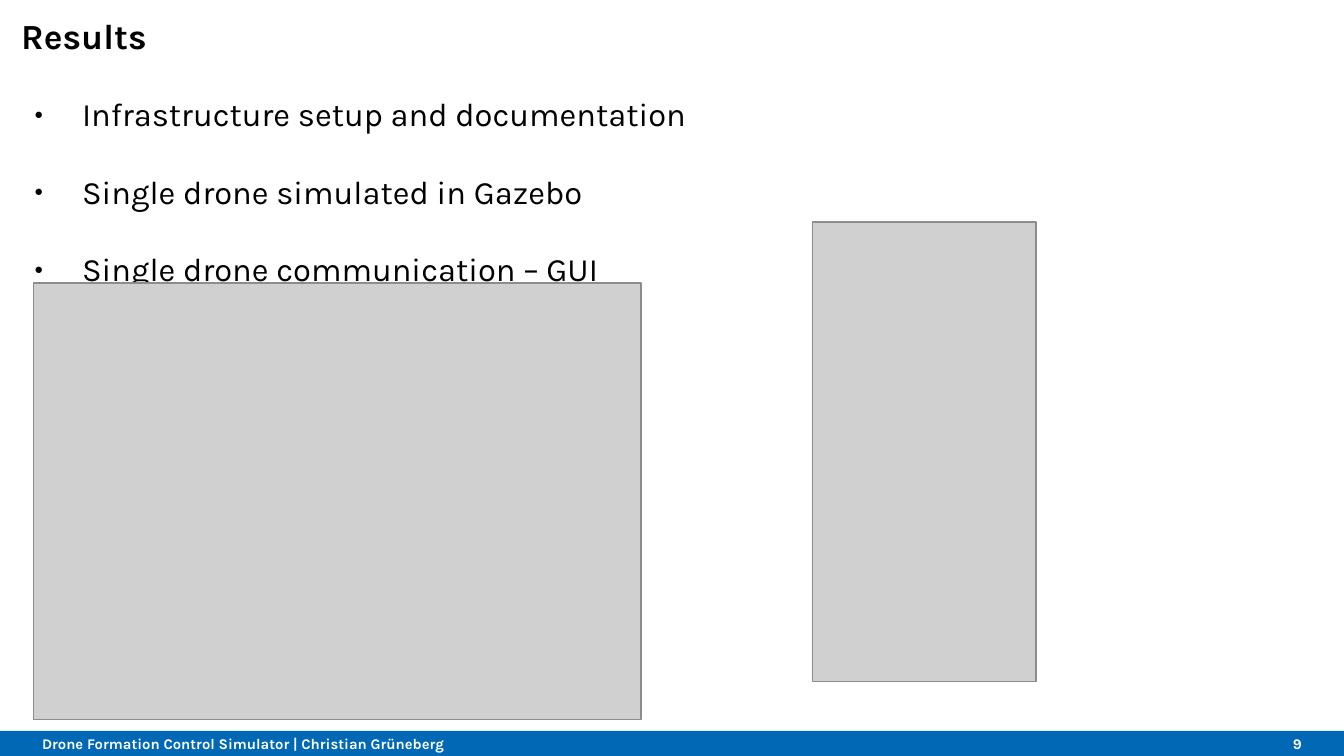
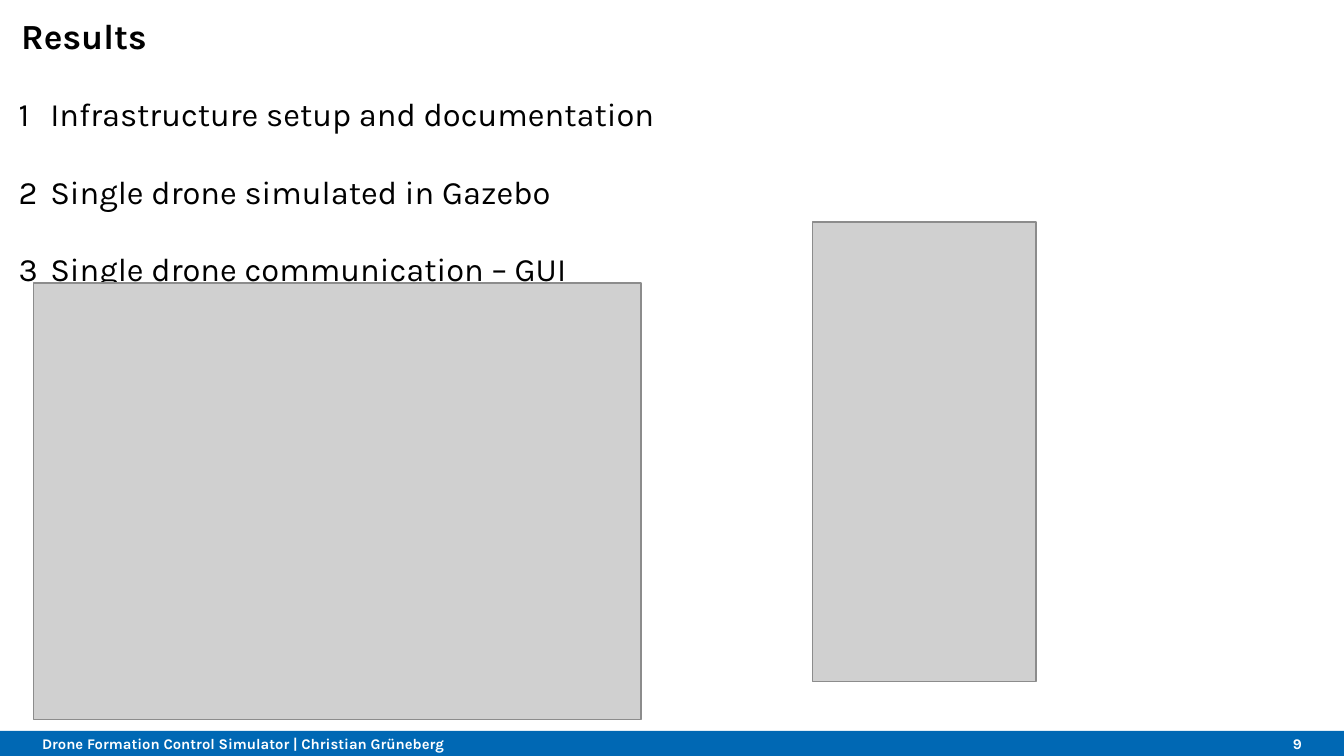
Before and after one commit to Belvin7/Drone_Project_personal-, a slide deck: slide 9 of AMS_Intermediate_Presentation.odp. Drawn at 1344x756 pixels with LibreOffice and Linux fonts; fonts in the diff are those of the drawing; grey boxes stand for pictures; background and template pictures are left out. Boxes give left, top, right and bottom in pixels: in the first picture for what was removed or moved away, otherwise in the second. Text is boxed around its words. In the diff, an @@ line names an element or a change of style, - is before the commit and + after.

```diff
--- a/AMS_Intermediate_Presentation.odp
+++ b/AMS_Intermediate_Presentation.odp
@@ text "Infrastructure setup and documentation" at box(50, 103, 654, 290): bullet ● to 1 @@
```
Also in this commit, not shown: 2 other slides changed, 1 slide added.
